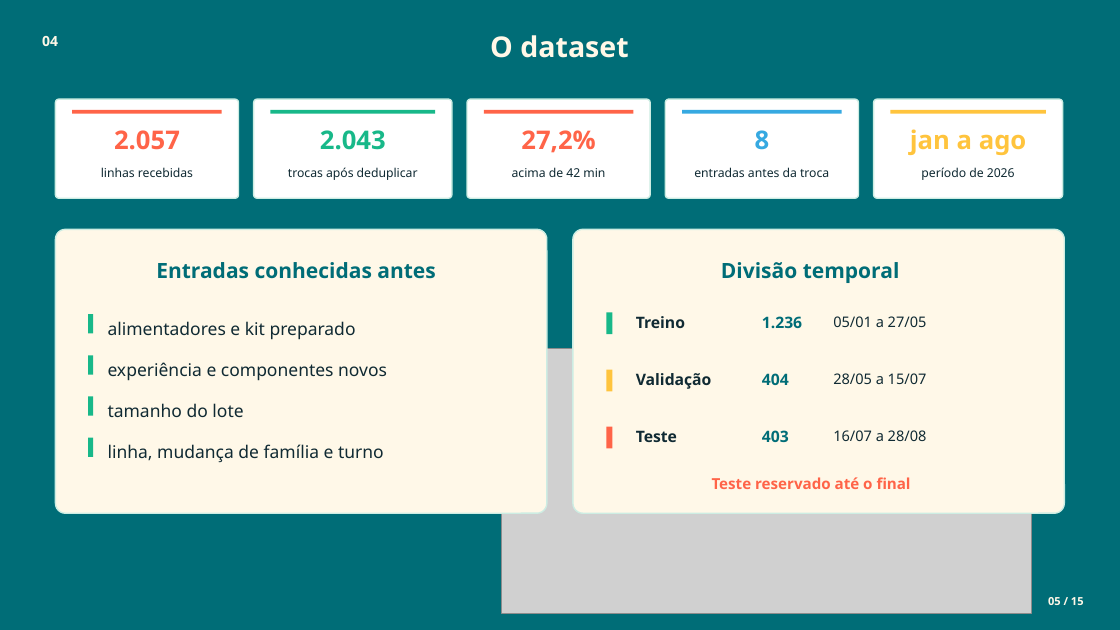
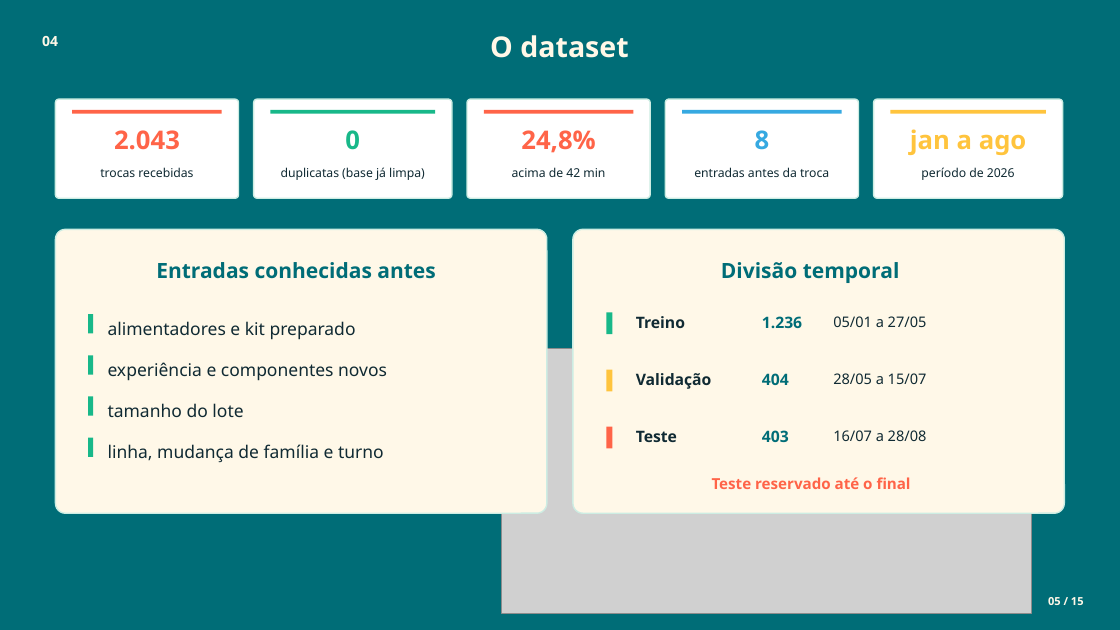
Before and after one commit to JulianaBallin/SMT-Changeover-Prediction, a slide deck: slide 5 of docs/apresentacao/apresentacao_smt_em_tempo.pptx. Drawn at 1120x630 pixels with LibreOffice and Linux fonts; fonts in the diff are those of the drawing; grey boxes stand for pictures. Boxes give left, top, right and bottom in pixels: in the first picture for what was removed or moved away, otherwise in the second. Text is boxed around its words. In the diff, an @@ line names an element or a change of style, - is before the commit and + after.

Commit message:
fix(slides): sync result and general-question figures with the professor's clean base

```diff
--- a/docs/apresentacao/apresentacao_smt_em_tempo.pptx
+++ b/docs/apresentacao/apresentacao_smt_em_tempo.pptx
@@ text at <box>114,130,180,150</box>: text changed @@
-2.057
+2.043
@@ text at <box>345,130,360,150</box>: text changed @@
-2.043
+0
@@ text at <box>521,130,595,153</box>: text changed @@
-27,2%
+24,8%
@@ text at <box>100,167,193,177</box>: text changed @@
-linhas recebidas
+trocas recebidas
@@ text at <box>281,167,425,180</box>: text changed @@
-trocas após deduplicar
+duplicatas (base já limpa)
```
Also in this commit, not shown: 5 other slides changed, 2 other files.
